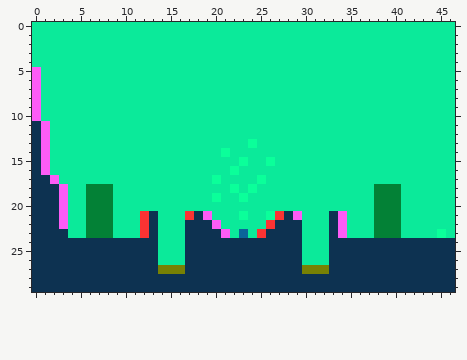
File history of a pixel-art sprite, res/lvls/2.png. This is how it looked before the edit.
The file is 47x30 pixels.
After the commit:
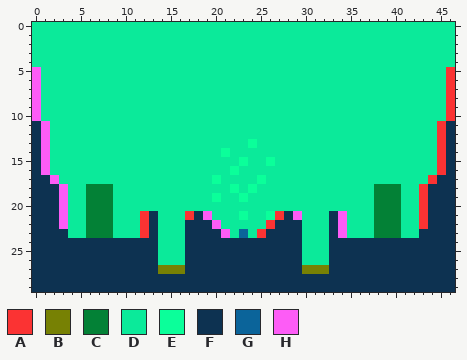
Palette (. is transparent): A #fb3333  B #778104  C #038136  D #0bea9a  E #0bff9a  F #0d3251  G #0b649a  H #fd5cf6
Difference:
y 5..10: x 46 D -> A
y 11..16: x 45..46 DD -> AF
y 17: x 44..46 DDD -> AFF
y 18..22: x 43..46 DDDD -> AFFF
y 23: x 43..46 DDED -> FFFF
Where, in picture pixels (left, top, right, bottom), the same in both pictures:
changed: (419, 67, 455, 238)
